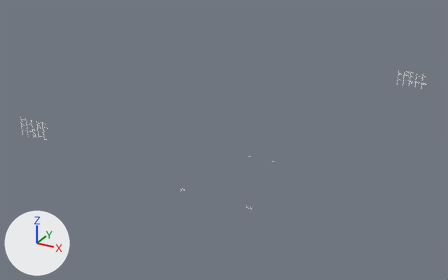
What one commit did to the glTF model crates/client/assets/models/overpass/overpass_light_pink.glb.
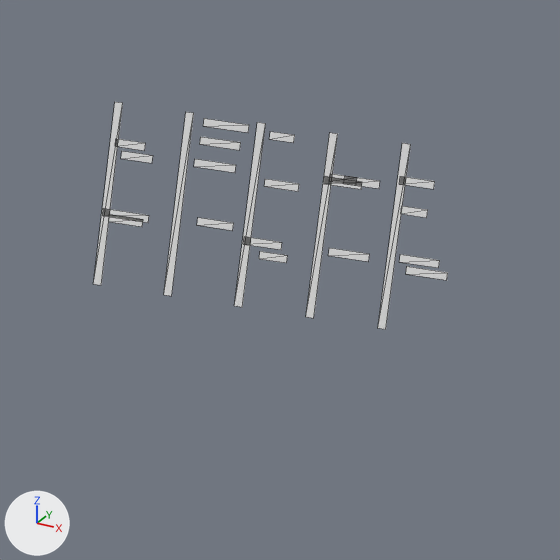
The first picture shows the older version from a 50 mm camera at (113.1, -219.9, 130.0) aimed at (-6.2, -3.0, 21.6). The close-ups show the older and then the newer version on the part from 87% to 97% of the width and 22% to 39% of the height of that picture. Only the edits that show in the close-ups are written down. Lighting does not change. The marker at lower left points along +X, +Y and +Z. The close-ups show mesh edges as thin lines.

Before the edit, the objects in view are built like this:
```python
me_light_pink = bpy.data.meshes.new('light_pink')
me_light_pink.from_pydata(...)  # 528 vertices, 264 faces; spans x -64.0..63.6, y -61.5..63.5, z 2.6..43.6
me_light_pink.materials.append(mat_defaultmaterial)
ob_light_pink = bpy.data.objects.new('light_pink', me_light_pink)
ob_light_pink.location = (0.0, 0.0, 0.0)
```
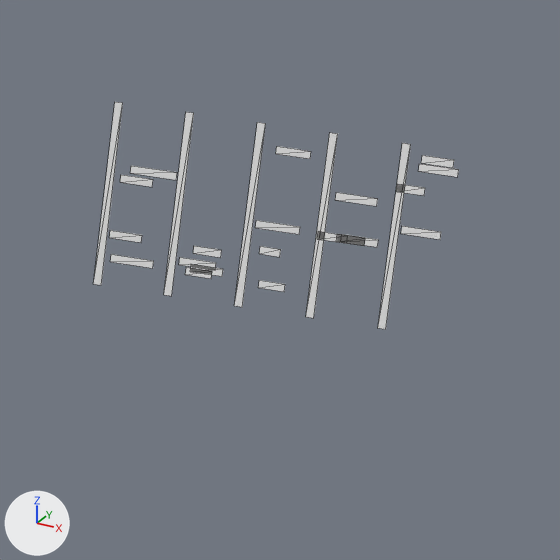
Boxes (x1, y1, x2, y2) around the edits, measured in the close-ups (560 x 560 px; the box of a moved part takes in the faces that stretch with it):
'light_pink', reshaped: before (94, 102, 448, 329); after (94, 102, 459, 329)
part 1 of me_light_pink, moved or reshaped: before (121, 151, 153, 163); after (109, 230, 142, 243)
part 2 of me_light_pink, moved or reshaped: before (109, 214, 143, 227); after (120, 175, 153, 187)
part 3 of me_light_pink, moved or reshaped: before (103, 208, 149, 223); after (130, 166, 177, 180)
part 4 of me_light_pink, moved or reshaped: before (197, 218, 234, 231); after (179, 257, 216, 269)
part 5 of me_light_pink, moved or reshaped: before (259, 251, 288, 263); after (258, 280, 285, 292)
part 6 of me_light_pink, moved or reshaped: before (243, 236, 282, 250); after (255, 220, 300, 234)
part 7 of me_light_pink, moved or reshaped: before (115, 118, 448, 280); after (110, 146, 459, 279)

What the commit changed:
me_light_pink is used by ob_light_pink; location (0.0, 0.0, 0.0).
me_light_pink had 528 vertices, 264 faces and spanned x -64.0..63.6, y -61.5..63.5, z 2.6..43.6.
me_light_pink now has 528 vertices, 264 faces and spans x -64.0..63.4, y -61.5..63.5, z 2.6..43.6.
me_light_pink part 1: the loose piece of 4 vertices spanning x 50.5..51.7, y 63.5, z 41.3..41.6 is moved by (-0.1, 0.0, -3.3).
me_light_pink part 2: the loose piece of 4 vertices spanning x 50.3..51.6, y 63.5, z 38.7..39.0 is moved by (0.2, 0.0, 1.7).
me_light_pink part 3: the loose piece of 4 vertices spanning x 50.0..51.9, y 63.5, z 38.9..39.2 is moved by (0.9, 0.0, 1.9).
me_light_pink part 4: the loose piece of 4 vertices spanning x 53.8..55.2, y 63.5, z 39.1..39.4 is moved by (-0.5, 0.0, -1.7).
me_light_pink part 5: the loose piece of 4 vertices spanning x 56.3..57.4, y 63.5, z 38.1..38.4 is moved by (0.1, 0.0, -1.2).
me_light_pink part 6: the loose piece of 4 vertices spanning x 55.6..57.1, y 63.5, z 38.6..38.9 is moved by (0.5, 0.0, 0.7).
me_light_pink part 7: 56 of 528 vertices moved; they spanned x 50.2..63.6, y 63.5, z 38.4..43.4 and now span x 50.6..63.4, y 63.5, z 37.0..43.2; mean shift (0.1, 0.0, -1.5); largest move (55.3, 63.5, 43.1) -> (54.6, 63.5, 37.0).
Other edits to the shape of me_light_pink do not show in these pictures.
